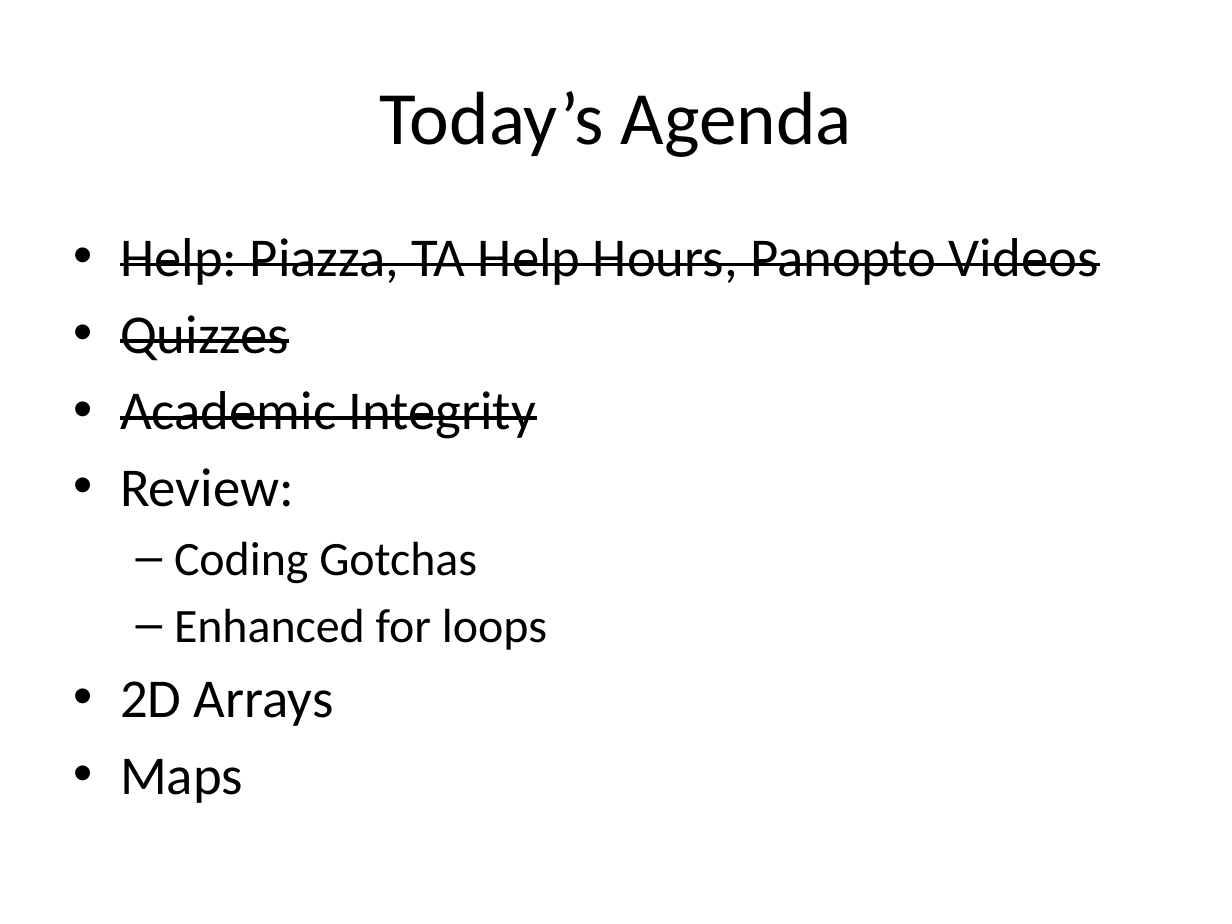
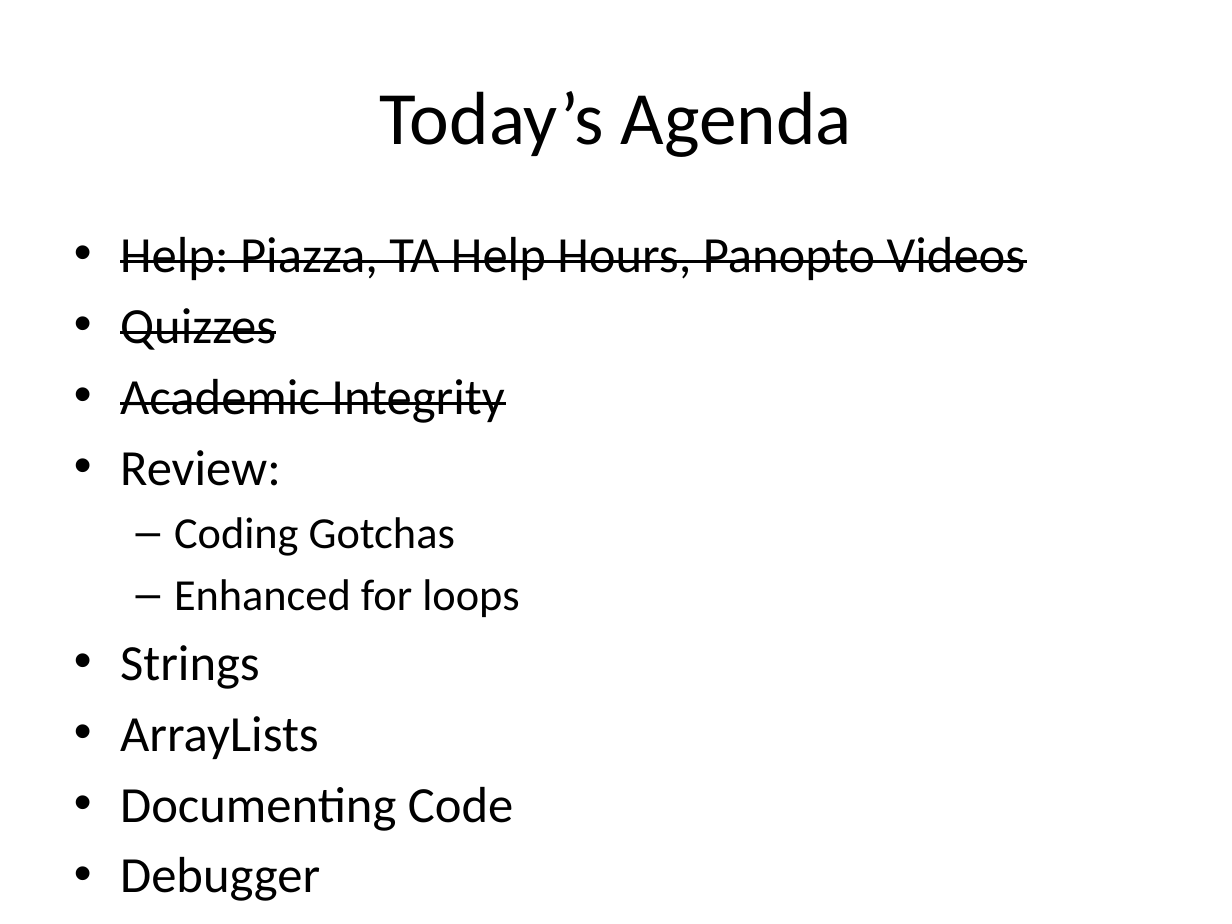
Before and after one commit to RHIT-CSSE/csse220, a slide deck: slide 19 of ClassMaterials/UsingObjectsAndAPIs/Slides/Part1-Help-and-Academic-Integrity.pptx (slide 20 before the commit). Drawn at 1232x924 pixels with LibreOffice and Linux fonts; fonts in the diff are those of the drawing. Boxes give left, top, right and bottom in pixels: in the first picture for what was removed or moved away, otherwise in the second. Text is boxed around its words. In the diff, an @@ line names an element or a change of style, - is before the commit and + after.

```diff
--- a/ClassMaterials/UsingObjectsAndAPIs/Slides/Part1-Help-and-Academic-Integrity.pptx
+++ b/ClassMaterials/UsingObjectsAndAPIs/Slides/Part1-Help-and-Academic-Integrity.pptx
@@ text at box(120, 237, 1026, 617): size 32 to 29.6 pt in "Help: Piazza, TA Help Hours, Panopto Videos", "Quizzes", "Academic Integrity", "Review:"; size 28 to 25.9 pt in "Coding Gotchas", "Enhanced for loops" @@
@@ text at box(120, 645, 513, 831): text changed; size 32 to 29.6 pt @@
-• 2D Arrays
-• Maps
+• Strings
+• ArrayLists
+• Documenting Code
+• Debugger
```
Also in this commit, not shown: 4 other slides changed, 2 slides removed, 12 other files.
